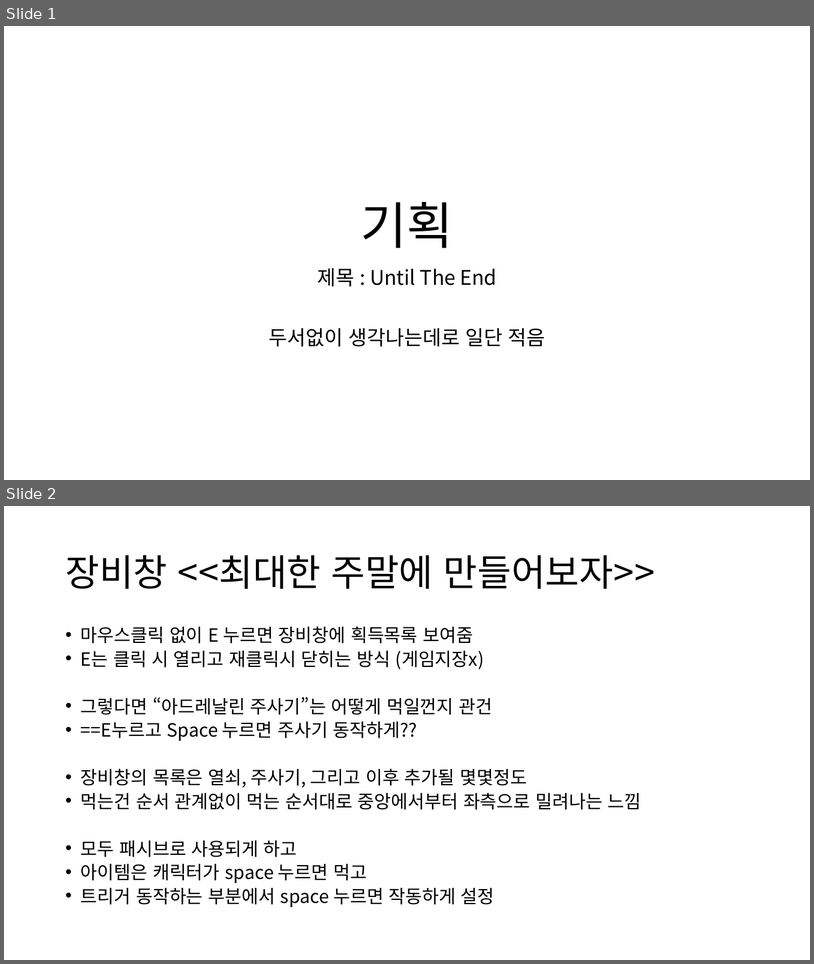
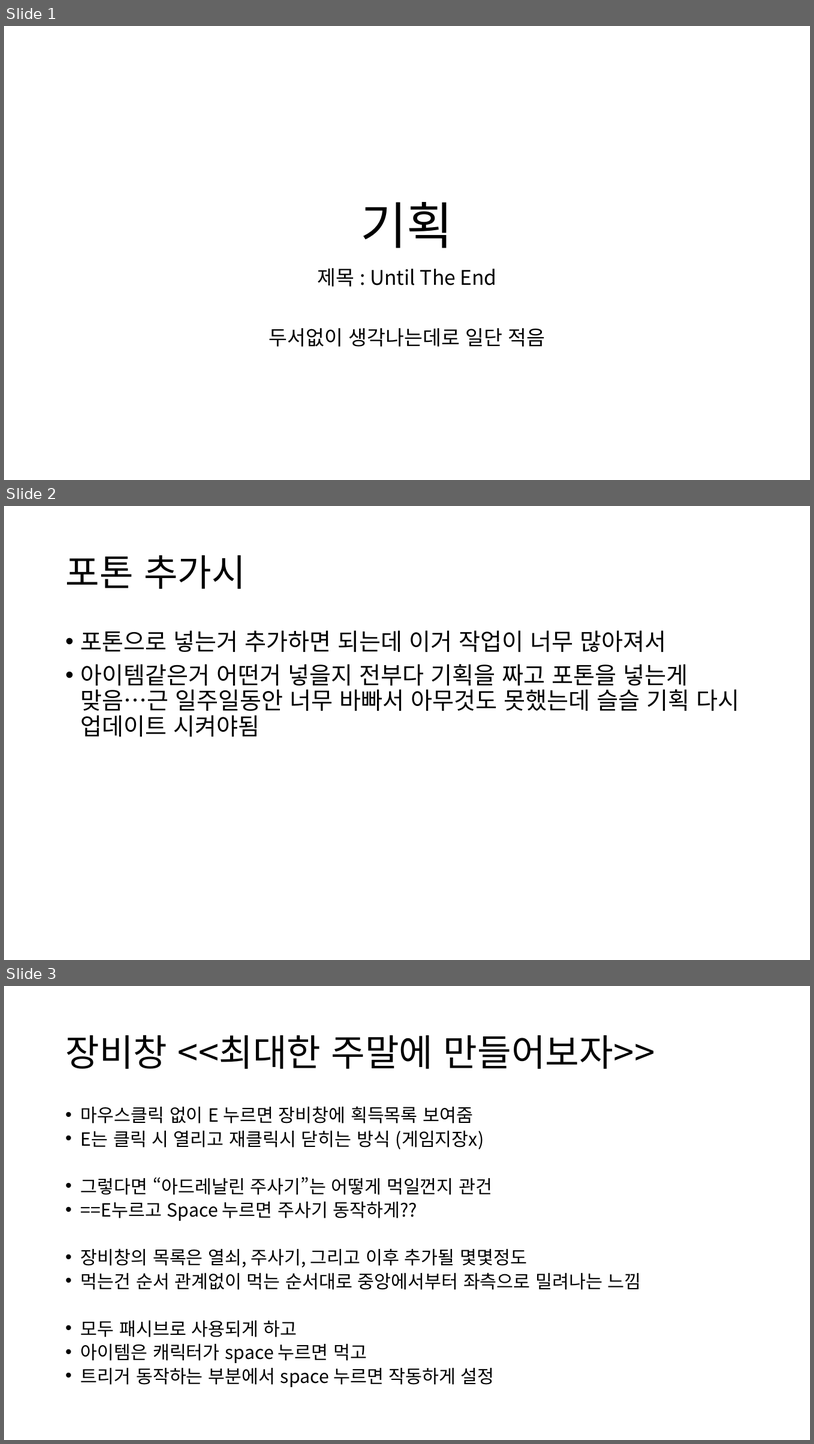
Before and after one commit to ksy642/MyPrototype, a slide deck: Documents/기획서/기획서.pptx. Shown one above the other, each under a label of ours: slides 1 and 2 before the commit, slides 1, 2 and 3 after it. The pictures are 814x964 and 814x1444 pixels, drawn with LibreOffice and Linux fonts; fonts in the diff are those of the drawing. Boxes give left, top, right and bottom in pixels: in the first picture for what was removed or moved away, otherwise in the second. Text is boxed around its words. In the diff, an @@ line names an element or a change of style, - is before the commit and + after.

Commit message:
기획서 업데이트 예정

```diff
--- a/Documents/기획서/기획서.pptx
+++ b/Documents/기획서/기획서.pptx
@@ slide 2 added at <box>4,506,810,960</box>, background #FFFFFF @@
@@ title added at <box>65,555,246,589</box>, 44 pt, text #000000 @@
+포톤 추가시
@@ text added at <box>81,630,740,736</box>, 28 pt, text #000000 @@
+• 포톤으로 넣는거 추가하면 되는데 이거 작업이 너무 많아져서
+• 아이템같은거 어떤거 넣을지 전부다 기획을 짜고 포톤을 넣는게 맞음…근 일주일동안 너무 바빠서 아무것도 못했는데 슬슬 기획 다시 업데이트 시켜야됨
@@ what was slide 2 is now slide 3 @@
```
